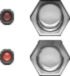
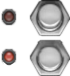
Revision of a layered (70, 76) image; what changed, layer by layer:
removed layer "Capa 1" over (x1=2, y1=11, x2=13, y2=22)
painted on "Capa 0" over (x1=0, y1=0, x2=70, y2=76)
